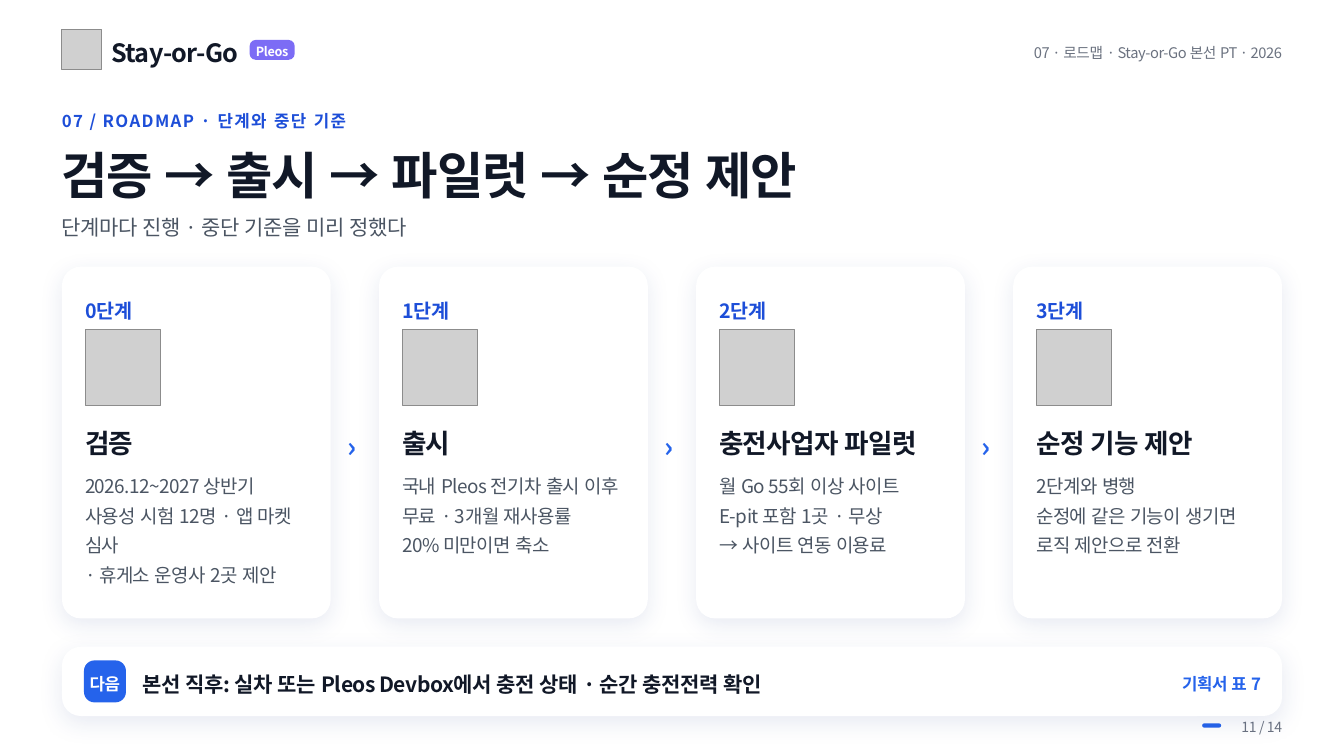
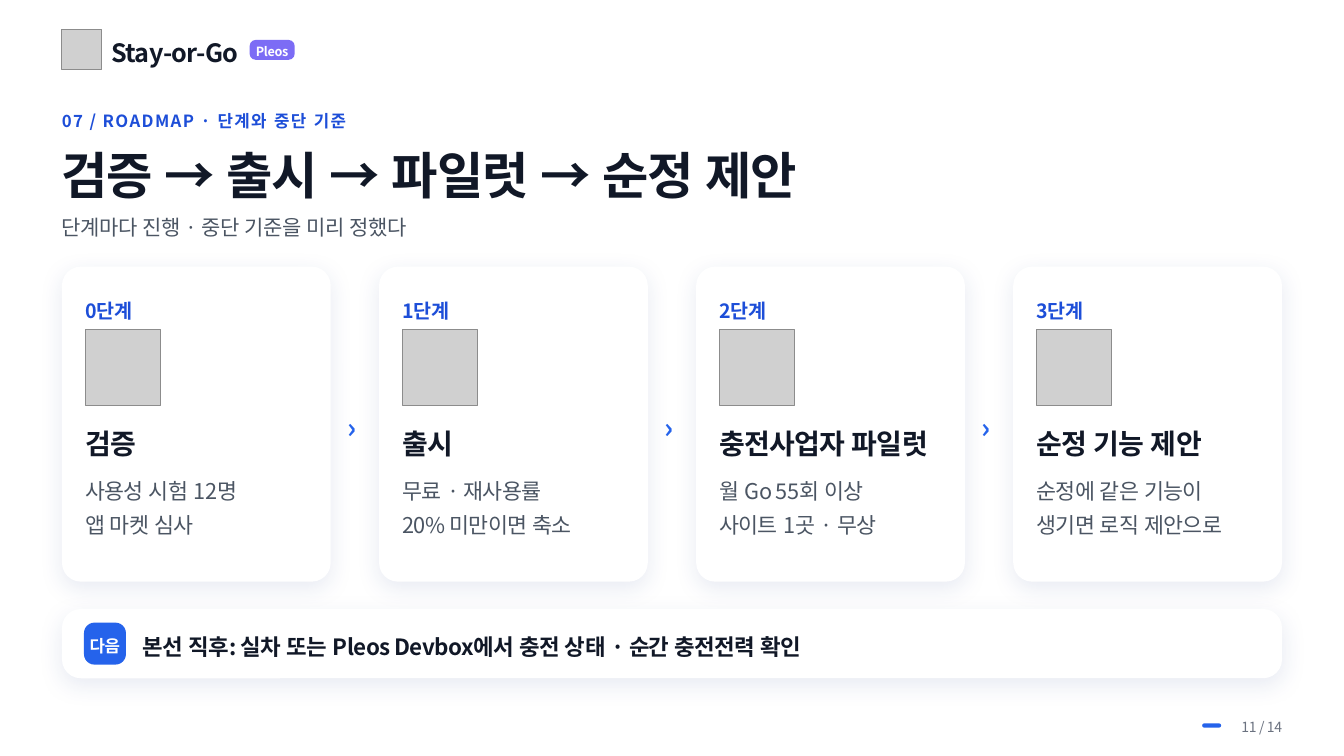
Before and after one commit to NL-Hackerton/Hyundai-Car-App-Challenge-2026, a slide deck: slide 11 of pt/대학생_김&양_Stay-or-Go.pptx. Drawn at 1344x756 pixels with LibreOffice and Linux fonts; fonts in the diff are those of the drawing; grey boxes stand for pictures; background and template pictures are left out. Boxes give left, top, right and bottom in pixels: in the first picture for what was removed or moved away, otherwise in the second. Text is boxed around its words. In the diff, an @@ line names an element or a change of style, - is before the commit and + after.

```diff
--- a/pt/대학생_김&양_Stay-or-Go.pptx
+++ b/pt/대학생_김&양_Stay-or-Go.pptx
@@ text removed at [1034, 46, 1282, 62] @@
-07 · 로드맵 · Stay-or-Go 본선 PT · 2026
@@ rounded rectangle: place and size @@
-rounded rectangle at [62, 267, 331, 619]
+rounded rectangle at [62, 267, 331, 582]
@@ rounded rectangle: place and size @@
-rounded rectangle at [379, 267, 648, 619]
+rounded rectangle at [379, 267, 648, 582]
@@ rounded rectangle: place and size @@
-rounded rectangle at [697, 267, 966, 619]
+rounded rectangle at [697, 267, 966, 582]
@@ rounded rectangle: place and size @@
-rounded rectangle at [1013, 267, 1282, 619]
+rounded rectangle at [1013, 267, 1282, 582]
@@ 3 texts: place and size @@
-3 texts at [342, 426, 997, 458]
+3 texts at [342, 408, 997, 440]
@@ size 19 to 20 pt in 4 elements at [85, 430, 136, 457], [402, 430, 453, 457], [719, 430, 928, 457], [1036, 430, 1202, 457] @@
@@ text at [85, 481, 237, 535]: text changed; size 13.5 to 15.5 pt @@
-2026.12~2027 상반기
-사용성 시험 12명 · 앱 마켓 심사
-· 휴게소 운영사 2곳 제안
+사용성 시험 12명
+앱 마켓 심사
@@ text at [402, 481, 541, 501]: text changed; size 13.5 to 15.5 pt @@
-국내 Pleos 전기차 출시 이후
-무료 · 3개월 재사용률
+무료 · 재사용률
@@ text at [719, 481, 876, 535]: text changed; size 13.5 to 15.5 pt @@
-월 Go 55회 이상 사이트
-E-pit 포함 1곳 · 무상
-→ 사이트 연동 이용료
+월 Go 55회 이상
+사이트 1곳 · 무상
@@ text at [1036, 481, 1222, 535]: text changed; size 13.5 to 15.5 pt @@
-2단계와 병행
-순정에 같은 기능이 생기면
-로직 제안으로 전환
+순정에 같은 기능이
+생기면 로직 제안으로
@@ text at [402, 515, 571, 535]: size 13.5 to 15.5 pt, letter spacing -0.3 to -0.4 pt in "20% 미만이면 축소" @@
@@ rounded rectangle: place and size @@
-rounded rectangle at [62, 647, 1281, 717]
+rounded rectangle at [62, 609, 1281, 679]
@@ text "다음": place and size @@
-text "다음" at [90, 676, 120, 692]
+text "다음" at [90, 638, 120, 654]
@@ rounded rectangle: place and size @@
-rounded rectangle at [84, 660, 126, 703]
+rounded rectangle at [84, 623, 126, 665]
@@ text "본선 직후: 실차 또는 Pleos ...": place and size @@
-text "본선 직후: 실차 또는 Pleos ..." at [143, 674, 762, 694]
+text "본선 직후: 실차 또는 Pleos ..." at [143, 636, 801, 657]
@@ text "본선 직후: 실차 또는 Pleos ..." at [143, 636, 801, 657]: size 15 to 16 pt @@
@@ text removed at [1182, 676, 1261, 692] @@
-기획서 표 7
```
Also in this commit, not shown: 13 other slides changed, 17 other files.
